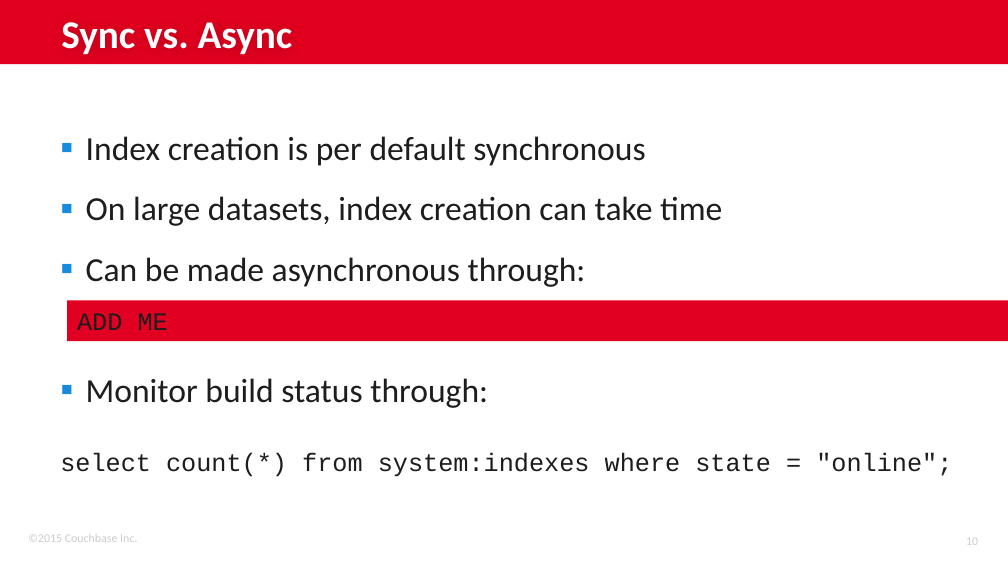
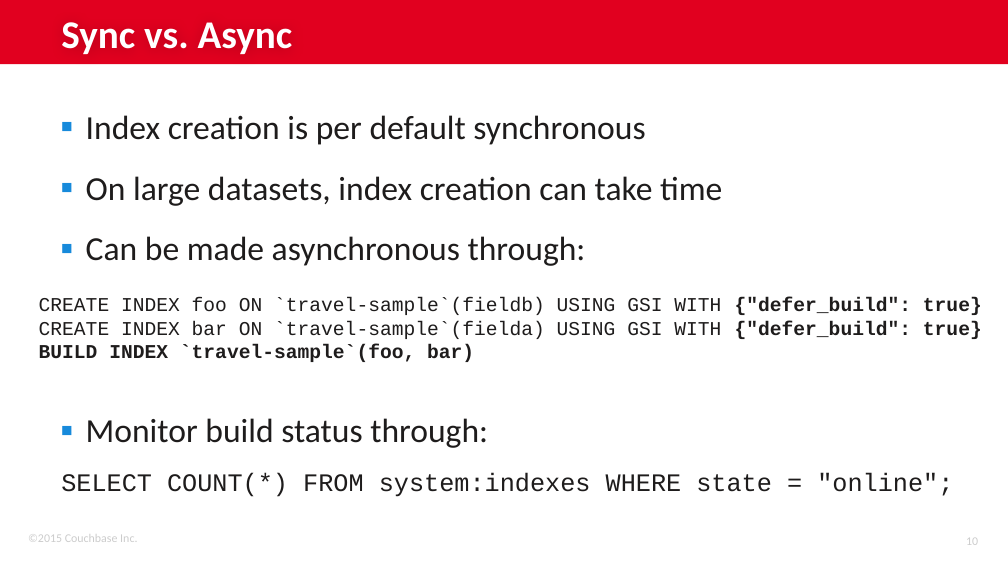
Before and after one commit to subalakr/workshop, a slide deck: slide 10 of server/presentations/07_N1QL Details.pptx. Drawn at 1008x567 pixels with LibreOffice and Linux fonts; fonts in the diff are those of the drawing; background and template pictures are left out. Boxes give left, top, right and bottom in pixels: in the first picture for what was removed or moved away, otherwise in the second. Text is boxed around its words. In the diff, an @@ line names an element or a change of style, - is before the commit and + after.

Commit message:
infos on defer build

```diff
--- a/server/presentations/07_N1QL Details.pptx
+++ b/server/presentations/07_N1QL Details.pptx
@@ text "Index creation is per default ..." rewrapped from <box>86,136,722,408</box> to <box>86,115,722,448</box> @@
@@ text added at <box>39,297,982,362</box>, 14 pt, text #1E1C1C @@
+CREATE INDEX foo ON `travel-sample`(fieldb) USING GSI WITH {"defer_build": true}
+CREATE INDEX bar ON `travel-sample`(fielda) USING GSI WITH {"defer_build": true}
+BUILD INDEX `travel-sample`(foo, bar)
@@ rectangle removed at <box>68,300,1008,341</box> @@
-ADD ME
@@ text at <box>61,473,953,497</box>: text changed @@
-select count(*) from system:indexes where state = "online";
+SELECT COUNT(*) FROM system:indexes WHERE state = "online";
```
